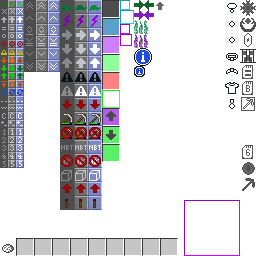
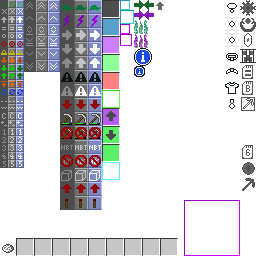
Layered file, before and after one edit (256 × 256). Changes by layer:
painted on "Background" over [102, 162, 120, 180]
